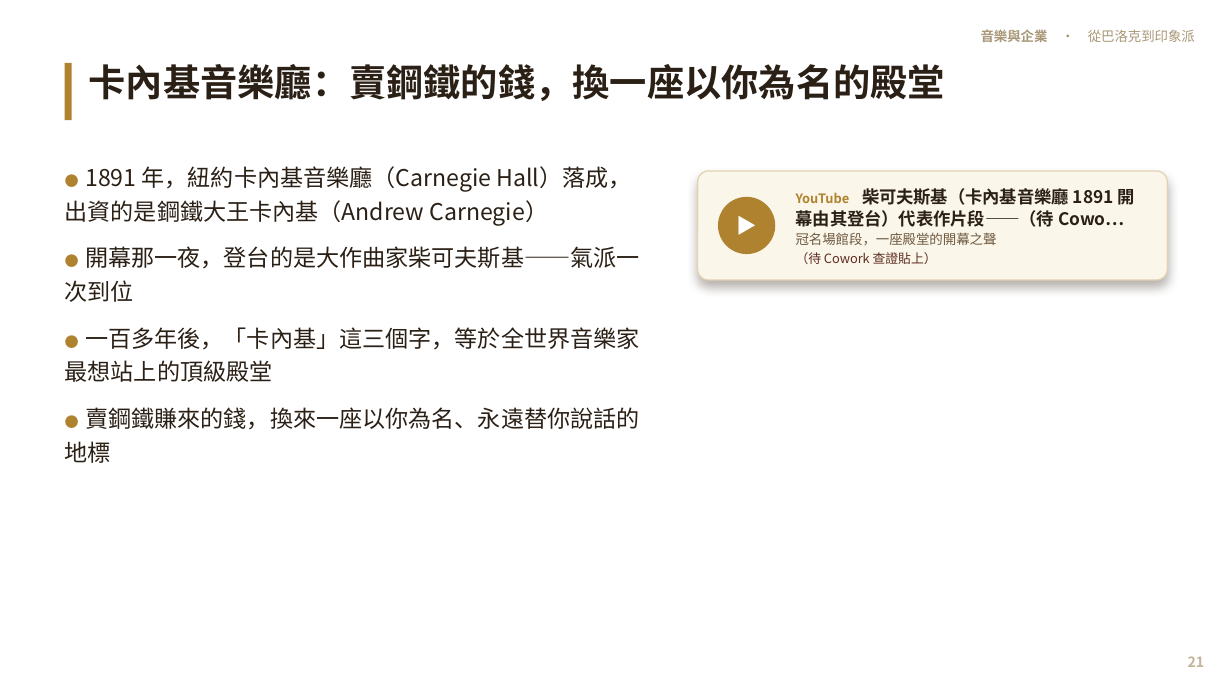
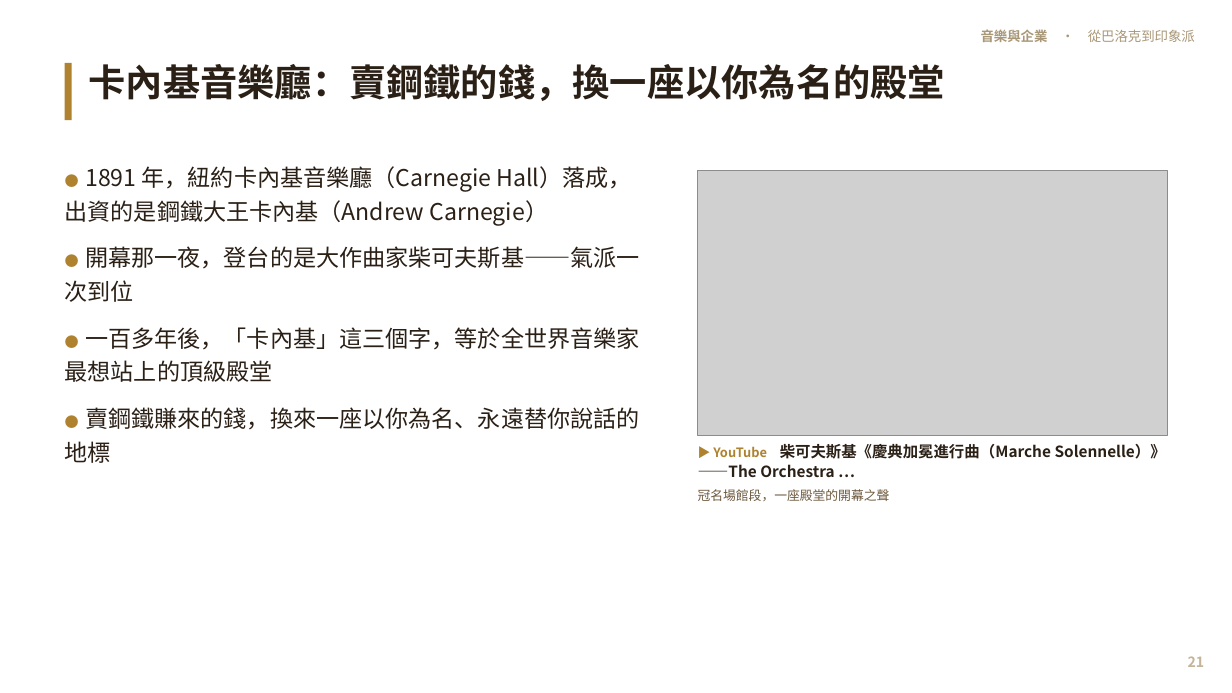
Before and after one commit to kblab2024/music-business-lecture, a slide deck: slide 21 of docs/downloads/音樂與企業-投影片.pptx. Drawn at 1232x693 pixels with LibreOffice and Linux fonts; fonts in the diff are those of the drawing; grey boxes stand for pictures. Boxes give left, top, right and bottom in pixels: in the first picture for what was removed or moved away, otherwise in the second. Text is boxed around its words. In the diff, an @@ line names an element or a change of style, - is before the commit and + after.

```diff
--- a/docs/downloads/音樂與企業-投影片.pptx
+++ b/docs/downloads/音樂與企業-投影片.pptx
@@ rounded rectangle removed at bbox=[698, 171, 1167, 280] @@
@@ picture added at bbox=[698, 171, 1167, 435] @@
@@ ellipse removed at bbox=[718, 197, 775, 254] @@
@@ text removed at bbox=[718, 195, 775, 252] @@
-▶
@@ text removed at bbox=[796, 186, 1135, 264] @@
-YouTube 柴可夫斯基（卡內基音樂廳 1891 開幕由其登台）代表作片段——（待 Cowo…
-冠名場館段，一座殿堂的開幕之聲
-（待 Cowork 查證貼上）
@@ text added at bbox=[698, 444, 1166, 501], 12 pt, text #2B2016, bold @@
+▶ YouTube 柴可夫斯基《慶典加冕進行曲（Marche Solennelle）》——The Orchestra …
+冠名場館段，一座殿堂的開幕之聲
```
Also in this commit, not shown: 11 other slides changed, 7 other files.
